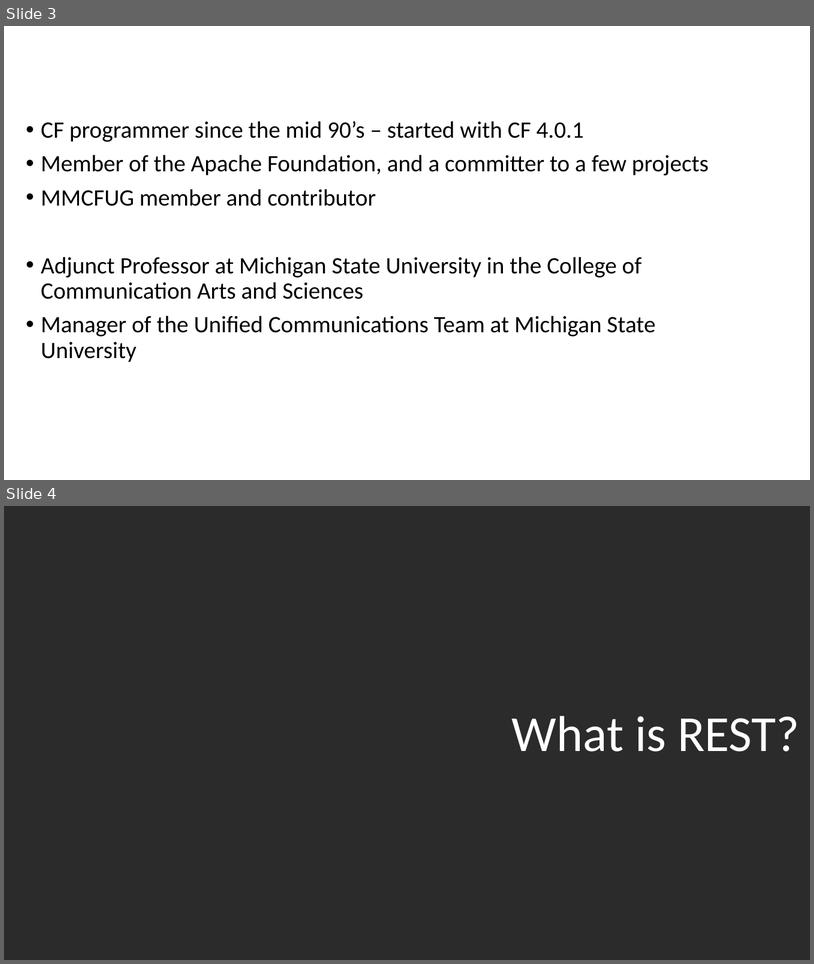
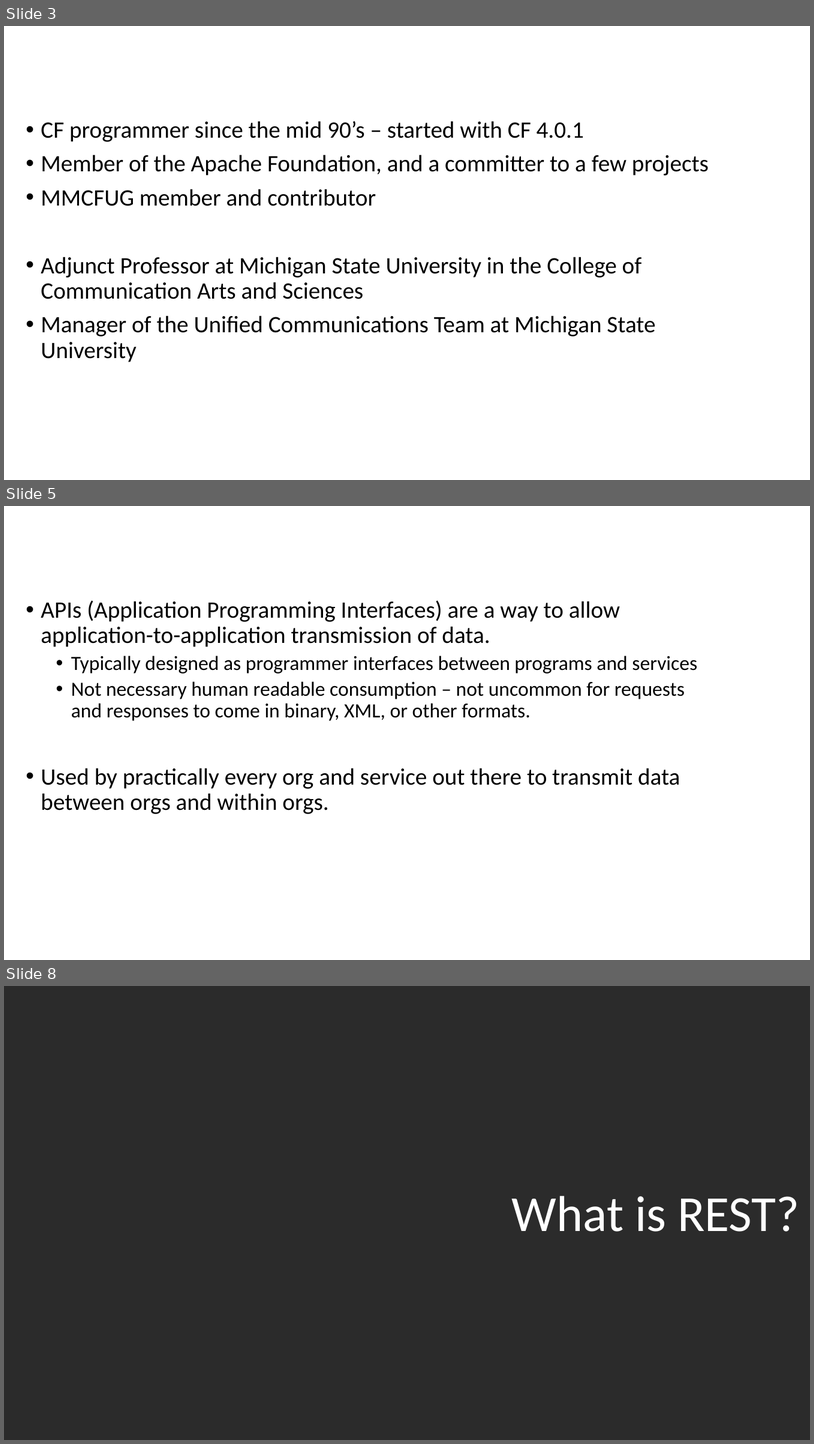
Before and after one commit to quetwo/hawaii-apis, a slide deck: HawaiiCFUG - APIs.pptx. Shown one above the other, each under a label of ours: slides 3 and 4 before the commit, slides 3, 5 and 8 after it; the slides between them are not shown. The pictures are 814x964 and 814x1444 pixels, drawn with LibreOffice and Linux fonts; fonts in the diff are those of the drawing; background and template pictures are left out; a plain dark background stands for a picture behind light text. Boxes give left, top, right and bottom in pixels: in the first picture for what was removed or moved away, otherwise in the second. Text is boxed around its words. In the diff, an @@ line names an element or a change of style, - is before the commit and + after.

```diff
--- a/HawaiiCFUG - APIs.pptx
+++ b/HawaiiCFUG - APIs.pptx
@@ slide 5 added at (x1=4, y1=506, x2=810, y2=960), background picture (left out) @@
@@ title added at (x1=4, y1=506, x2=719, y2=570), 44 pt, text #FFFFFF @@
+APIs
@@ text added at (x1=41, y1=600, x2=698, y2=814), 28 pt, text #000000 @@
+• APIs (Application Programming Interfaces) are a way to allow application-to-application transmission of data.
+  • Typically designed as programmer interfaces between programs and services
+  • Not necessary human readable consumption – not uncommon for requests and responses to come in binary, XML, or other formats.
+• Used by practically every org and service out there to transmit data between orgs and within orgs.
@@ what was slide 4 is now slide 8 @@
```
Also in this commit, not shown: 3 other slides added, 5 other files.
